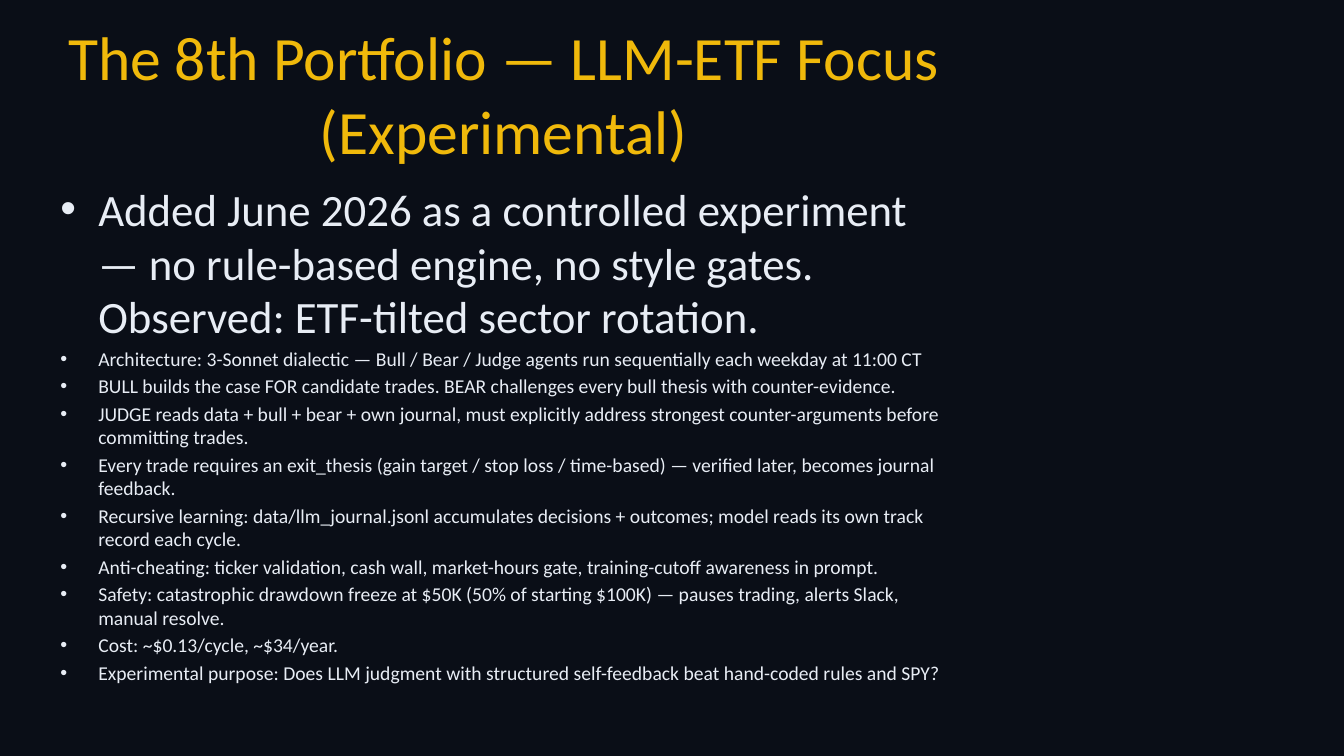
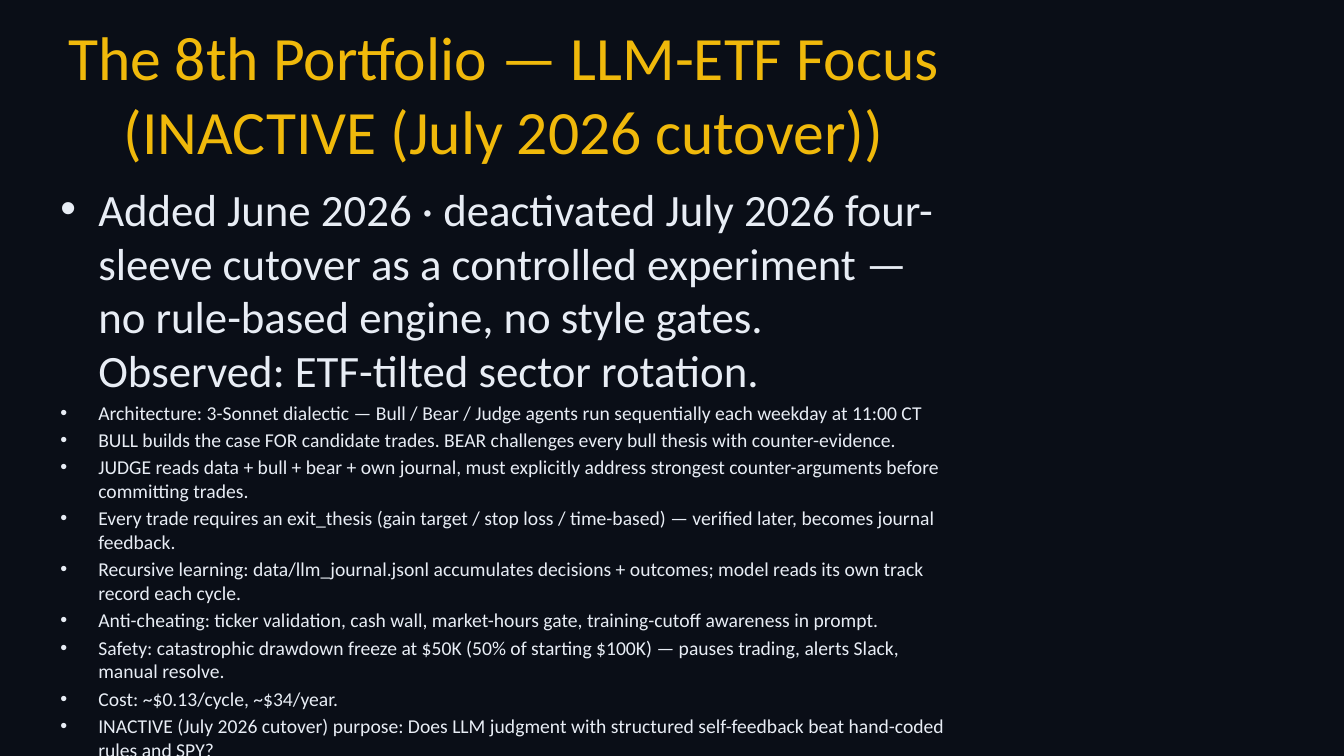
Before and after one commit to cbiggs1-tech/bigclaw-codebase, a slide deck: slide 9 of BigClaw_ShowAndTell.pptx. Drawn at 1344x756 pixels with LibreOffice and Linux fonts; fonts in the diff are those of the drawing. Boxes give left, top, right and bottom in pixels: in the first picture for what was removed or moved away, otherwise in the second. Text is boxed around its words. In the diff, an @@ line names an element or a change of style, - is before the commit and + after.

Commit message:
Ship four-sleeve live book, Commando radar/doctrine, and Alpaca guard harden.
Active sleeves: Innovation, Momentum, AI Defense, LLM-Commando. Event radar with
price_is_news half-exits; cold-trader REAL>THEATER / no-chase doctrine; active-only
pre/post Alpaca sync with self-heal. Docs: DESIGN_BASIS + ShowAndTell updated.
OpenRouter/Grok Judge remains experimental (not production).

```diff
--- a/BigClaw_ShowAndTell.pptx
+++ b/BigClaw_ShowAndTell.pptx
@@ title at [68, 37, 938, 164]: text changed @@
-The 8th Portfolio — LLM-ETF Focus (Experimental)
+The 8th Portfolio — LLM-ETF Focus (INACTIVE (July 2026 cutover))
@@ text at [98, 195, 933, 388]: text changed @@
-• Added June 2026 as a controlled experiment — no rule-based engine, no style gates. Observed: ETF-tilted sector rotation.
+• Added June 2026 · deactivated July 2026 four-sleeve cutover as a controlled experiment — no rule-based engine, no style gates. Observed: ETF-tilted sector rotation.
@@ text at [98, 719, 944, 737]: text changed @@
-• Experimental purpose: Does LLM judgment with structured self-feedback beat hand-coded rules and SPY?
+• INACTIVE (July 2026 cutover) purpose: Does LLM judgment with structured self-feedback beat hand-coded rules and SPY?
```
Also in this commit, not shown: 9 other slides changed, 4 slides added, 18 other files.
